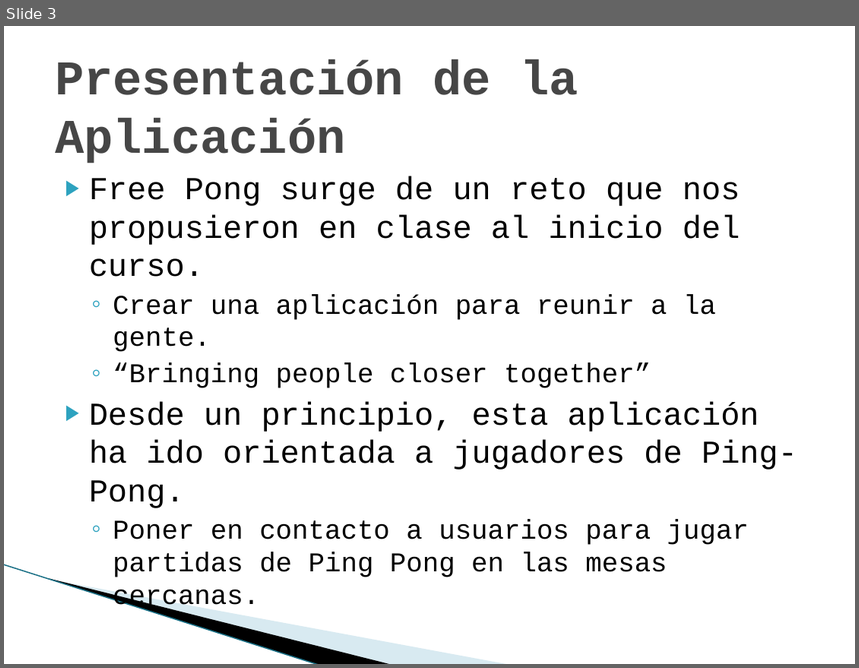
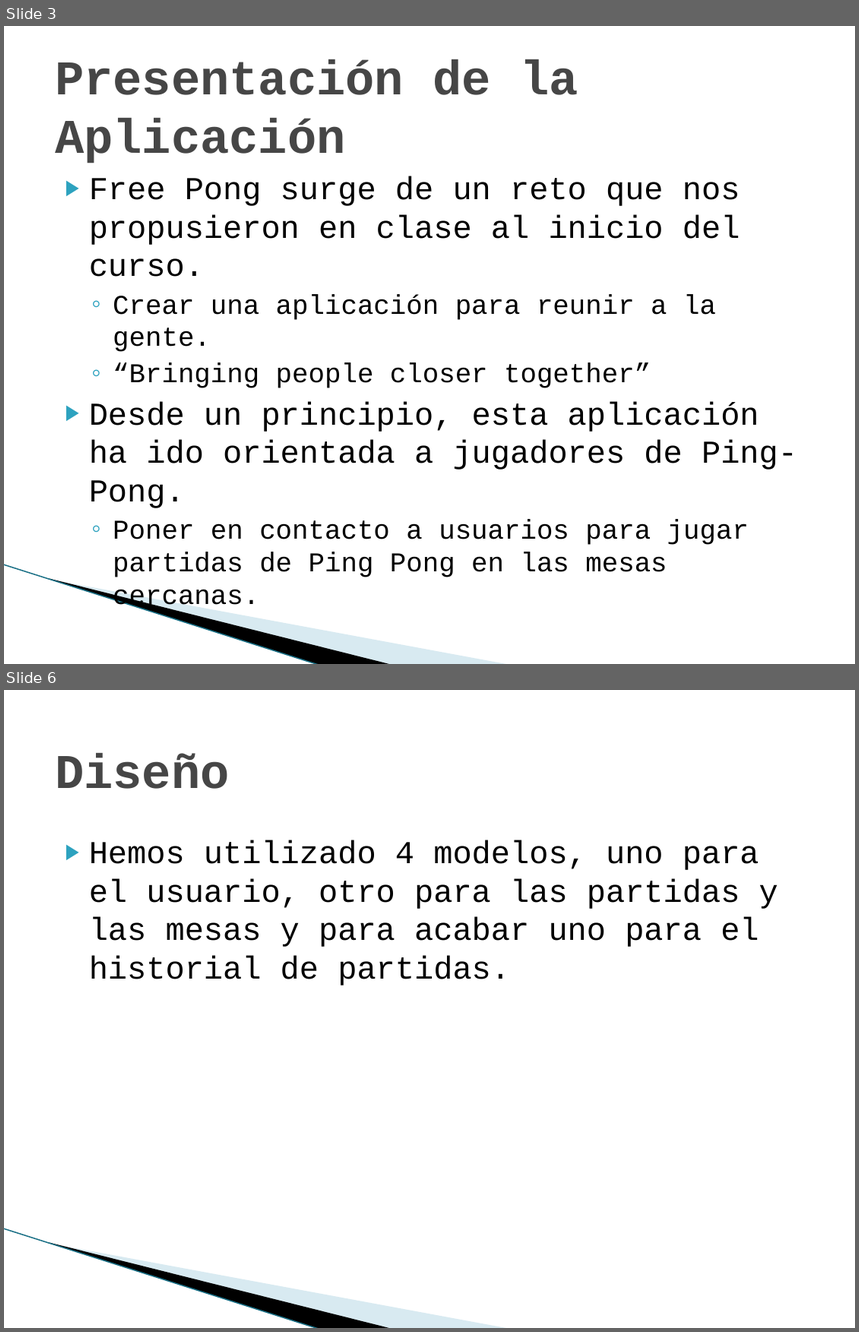
Before and after one commit to eaqpgrupo4/ProyectoFreepongv2, a slide deck: material/Presentacion Free Pong.pptx. Shown one above the other, each under a label of ours: slide 3 before the commit, slides 3 and 6 after it; the slides between them are not shown. The pictures are 859x668 and 859x1332 pixels, drawn with LibreOffice and Linux fonts; fonts in the diff are those of the drawing; background and template pictures are left out. Boxes give left, top, right and bottom in pixels: in the first picture for what was removed or moved away, otherwise in the second. Text is boxed around its words. In the diff, an @@ line names an element or a change of style, - is before the commit and + after.

```diff
--- a/material/Presentacion Free Pong.pptx
+++ b/material/Presentacion Free Pong.pptx
@@ slide 6 added at <box>4,690,855,1328</box>, background #FFFFFF; not listed: 3 template elements that a slide beside it also shows @@
@@ title added at <box>55,753,230,789</box>, 41 pt, text #464646, bold @@
+Diseño
@@ text added at <box>89,840,778,986</box>, 27 pt, text #000000 @@
+▶ Hemos utilizado 4 modelos, uno para el usuario, otro para las partidas y las mesas y para acabar uno para el historial de partidas.
```
Also in this commit, not shown: 2 slides changed, 3 other files.
